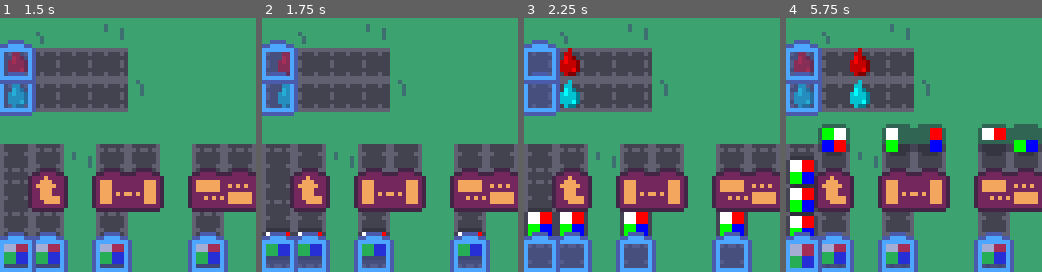
Above: before the commit, frames 1-4 (left to right).
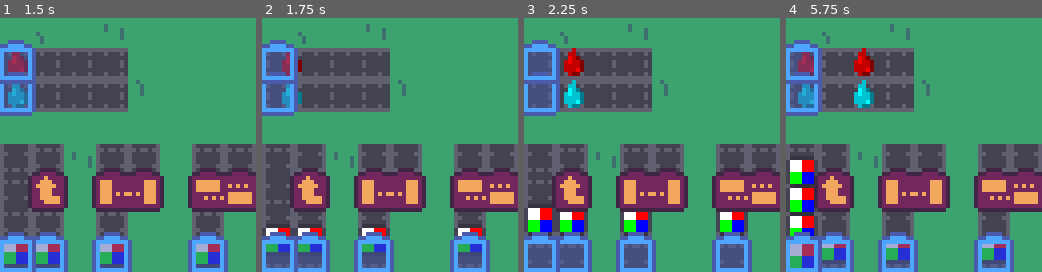
Above: after the commit, the same moments.

Repository: gheja/boxez
Game: Godot game, scene res://scenes/main_screen.tscn
Two runs of this game, one before a commit and one after it. Both use one fixed random seed, a clock stepped at 60 frames per second and the inputs below.
Inputs:
- Up to frame 1 (1.5 s): no input
- Up to frame 2 (1.75 s): no input
- Up to frame 3 (2.25 s): no input
- Up to frame 4 (5.75 s): no input

Frame 1 is identical in both runs. In frame 2, 2.0% of the frame differs, in the area x 0-88%, y 13-94%; in frame 3, 2.3%; in frame 4, 9.3%, in the area x 3-100%, y 11-97%.

Commit message:
Moved the belt animation sync logic to Lib.belt_step_sync()

Diff:
--- a/src/scenes/obj_common.gd
+++ b/src/scenes/obj_common.gd
@@ -3,13 +3,10 @@
 @export_enum("object", "paint") var resource_type = "object"
 
 var belt_velocity = Vector2.ZERO
-var n = 0
 var skip_next_collision = false
 
 func _process(_delta):
-	n += 1
-
-	if n % 6:
+	if not Lib.belt_step_sync():
 		return
 
 	var a = Lib.get_first_group_member("main_tilemaps") as TileMap
@@ -94,7 +91,6 @@
 		copy_sprite_parameters(tmp, $Visuals/Parts/TopLeftSprite)
 	elif building_name == "split_vertical":
 		var other = load("res://scenes/obj_object.tscn").instantiate()
-		other.n = self.n
 		other.skip_next_collision = true
 		other.global_position += self.global_position + secondary_offset
 		copy_all_sprite_parameters(self, other)
@@ -108,7 +104,6 @@
 		clear_sprite_parameters(other.get_node("Visuals/Parts/BottomLeftSprite") as Sprite2D)
 	elif building_name == "split_horizontal":
 		var other = load("res://scenes/obj_object.tscn").instantiate()
-		other.n = self.n
 		other.skip_next_collision = true
 		other.global_position += self.global_position + secondary_offset
 		copy_all_sprite_parameters(self, other)
--- a/src/scripts/lib.gd
+++ b/src/scripts/lib.gd
@@ -1,4 +1,6 @@
 extends Node
+
+var frame_number = 0
 
 func get_first_group_member(group_name):
 	var members = get_tree().get_nodes_in_group(group_name)
@@ -8,3 +10,14 @@
 		return null
 
 	return members[0]
+
+func _process(delta):
+	frame_number += 1
+
+func belt_step_sync():
+	# TODO: this might get out of sync if dropping frames, might need to reconsider
+
+	if frame_number % 6 == 1:
+		return true
+
+	return false
